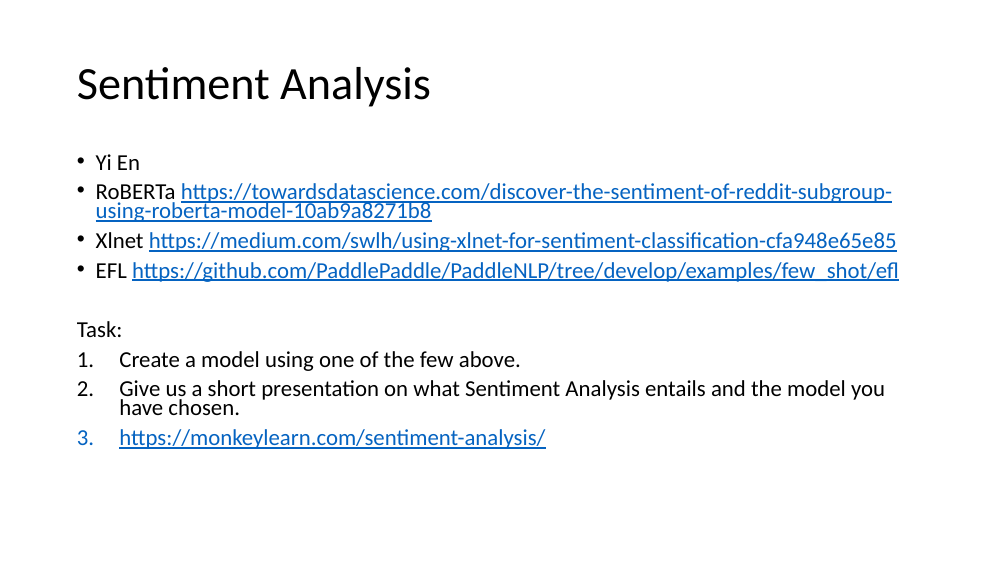
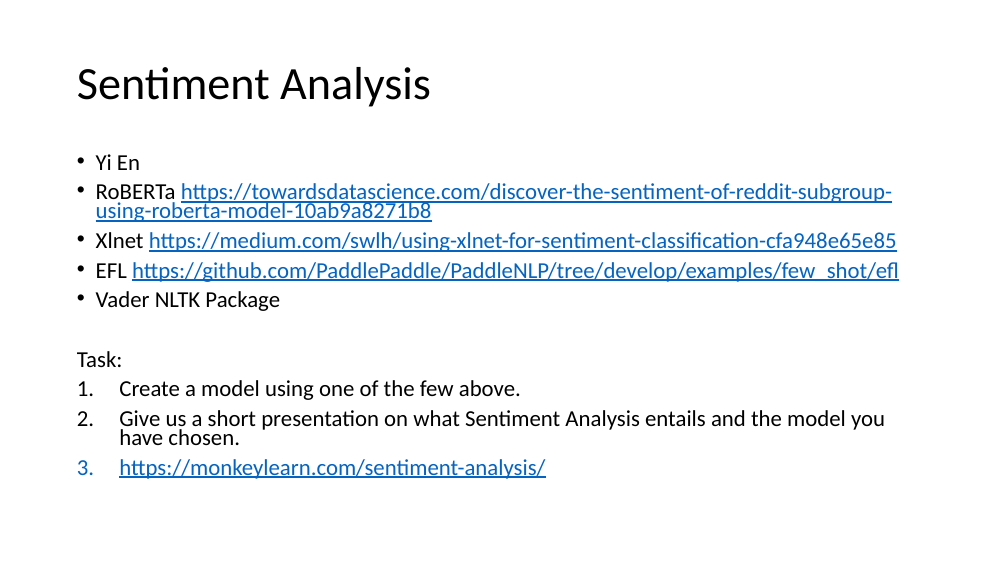
Before and after one commit to NUS-Fintech-Society/ML_reddit_nlp, a slide deck: slide 6 of meetings/ML_reddit_nlp_meeting_week_1.pptx. Drawn at 1008x567 pixels with LibreOffice and Linux fonts; fonts in the diff are those of the drawing. Boxes give left, top, right and bottom in pixels: in the first picture for what was removed or moved away, otherwise in the second. Text is boxed around its words. In the diff, an @@ line names an element or a change of style, - is before the commit and + after.

```diff
--- a/meetings/ML_reddit_nlp_meeting_week_1.pptx
+++ b/meetings/ML_reddit_nlp_meeting_week_1.pptx
@@ text at box(96, 291, 280, 311): paragraph added @@
+• Vader NLTK Package
```
Also in this commit, not shown: 1 other slide changed, 1 other file.
